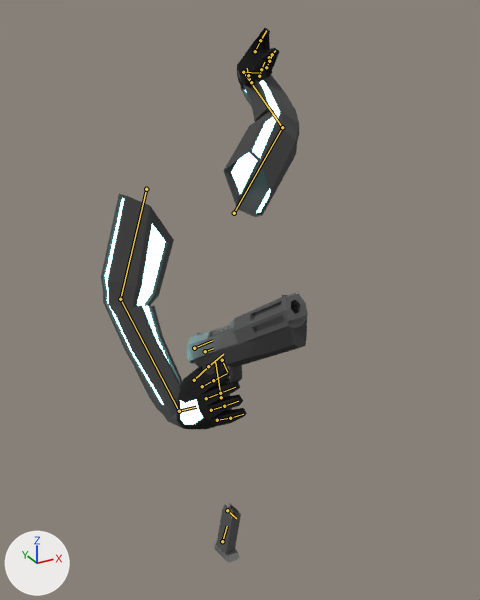
An edit to the Blender file Assets/weapons/10mm/auto10wArms.blend, drawn before and after from the same camera.
Before and after are seen from a 50 mm lens placed at (-31.2, -56.3, 14.9), pointed at (-1.6, -2.6, -11.9). Arrows for +X, +Y and +Z are at lower left; the lights stay in place. Both versions are drawn at frame 212 of the action 'ViewmodelArmatureAction'; the numbers are the values there. The bones that bend it are drawn over the model as lines.

The first picture shows 'Arms', 'gun'.
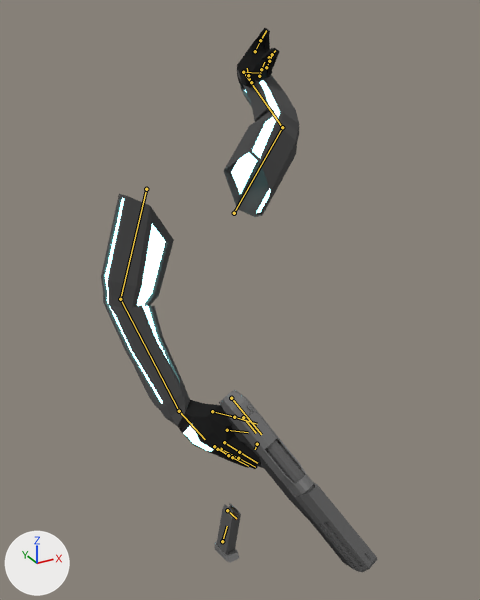
Boxes (x1, y1, x2, y2) around the edits, measured in the pictures (480 x 600 px):
'Arms', posed (10% taller): before (101, 28, 299, 429); after (101, 28, 299, 469)
'gun', posed: before (186, 292, 308, 563); after (214, 390, 377, 572)

Diff of the bpy script that builds the scene:
```diff
--- a/Assets/weapons/10mm/auto10wArms.blend.py
+++ b/Assets/weapons/10mm/auto10wArms.blend.py
@@ bone_handik_r @@
 bone_handik_r = bpy.data.objects['ViewmodelArmature'].pose.bones['HandIK.R']  # child of 'root'
-bone_handik_r.rotation_quaternion = (0.88, 0.346, 0.317, 0.076)  # degrees (49, 30, 24)
+bone_handik_r.rotation_quaternion = (0.832, 0.399, -0.206, -0.325)  # degrees (53, -5, -45)
```
